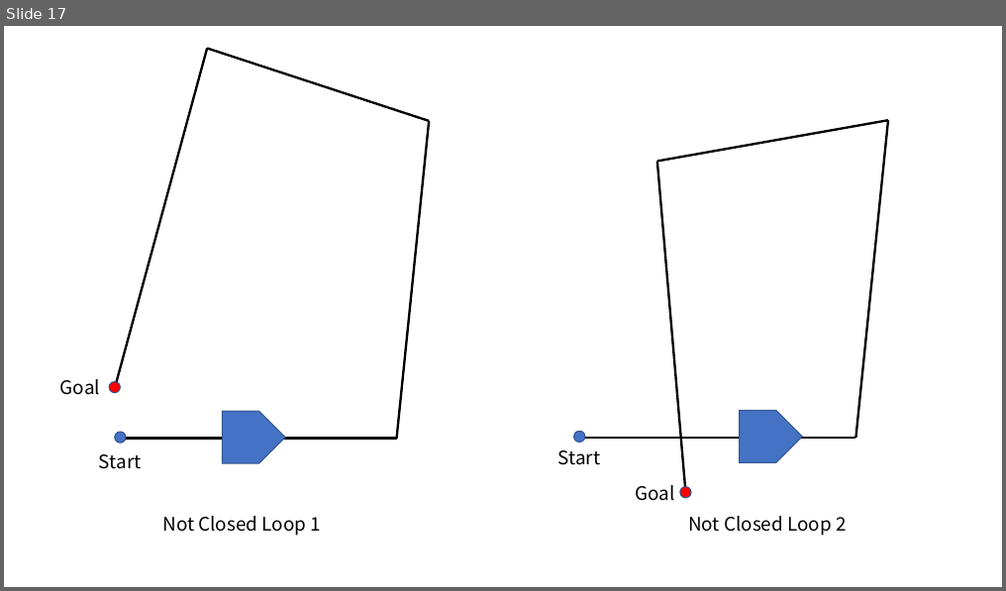
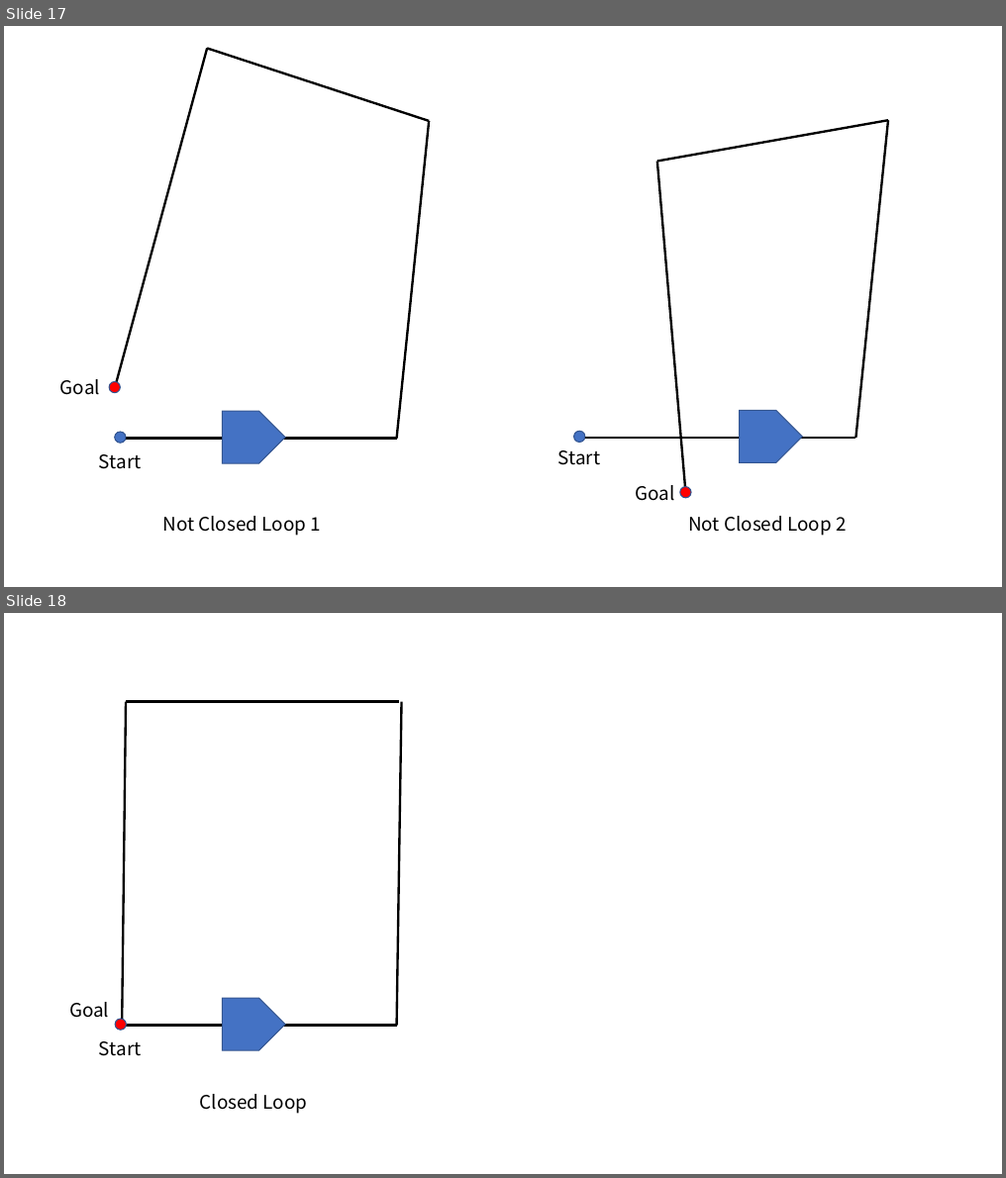
Before and after one commit to ShisatoYano/SLAMDesignUML, a slide deck: SLAM_Theoretical_Formulas.pptx. Shown one above the other, each under a label of ours: slide 17 before the commit, slides 17 and 18 after it. The pictures are 1006x591 and 1006x1178 pixels, drawn with LibreOffice and Linux fonts; fonts in the diff are those of the drawing. Boxes give left, top, right and bottom in pixels: in the first picture for what was removed or moved away, otherwise in the second. Text is boxed around its words. In the diff, an @@ line names an element or a change of style, - is before the commit and + after.

Commit message:
add closed loop diagram

```diff
--- a/SLAM_Theoretical_Formulas.pptx
+++ b/SLAM_Theoretical_Formulas.pptx
@@ slide 18 added at bbox=[4, 613, 1002, 1174], background #FFFFFF @@
@@ line added from (126, 701) to (122, 1026), #000000 2.25 pt @@
@@ line added from (126, 701) to (399, 701), #000000 2.25 pt @@
@@ line added from (397, 1026) to (402, 701), #000000 2.25 pt @@
@@ pentagon arrow added at bbox=[222, 998, 285, 1051], fill #4472C4, outline #325491 1 pt @@
@@ text added at bbox=[69, 1002, 109, 1018], 18 pt, text #000000 @@
+Goal
@@ ellipse added at bbox=[115, 1019, 126, 1030], fill #FF0000, outline #325491 1 pt @@
@@ line added from (397, 1026) to (117, 1026), #000000 2.25 pt @@
@@ text added at bbox=[99, 1042, 142, 1057], 18 pt, text #000000 @@
+Start
@@ text added at bbox=[200, 1094, 308, 1114], 18 pt, text #000000 @@
+Closed Loop
```
Also in this commit, not shown: 2 other slides added.
